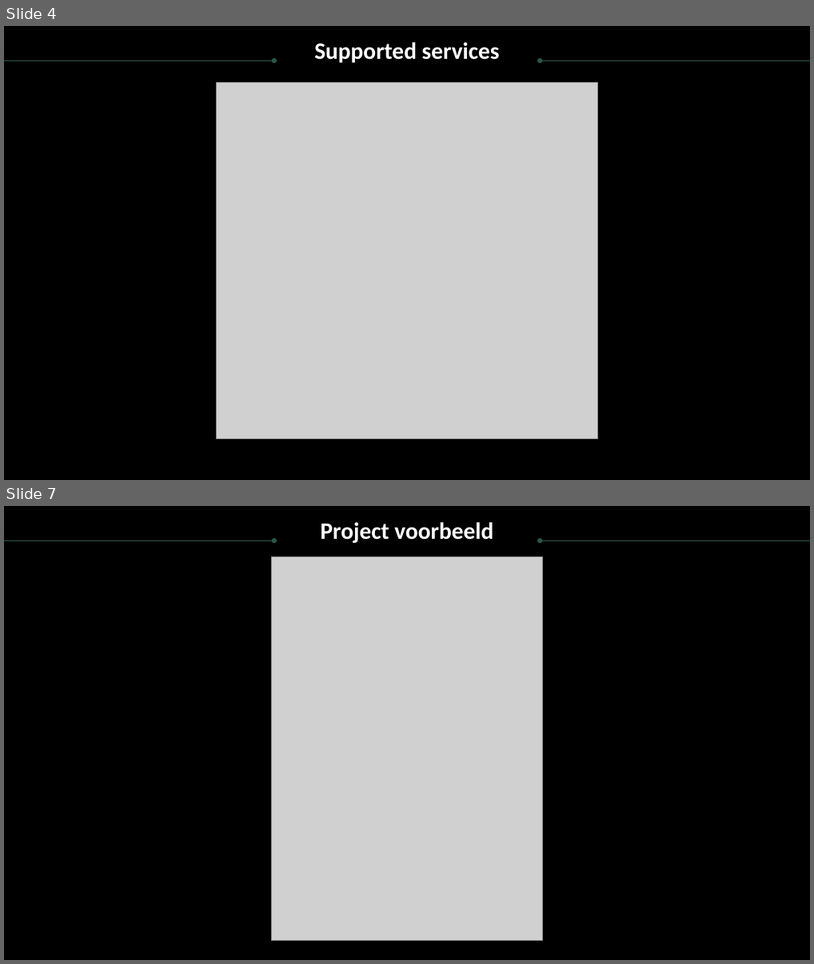
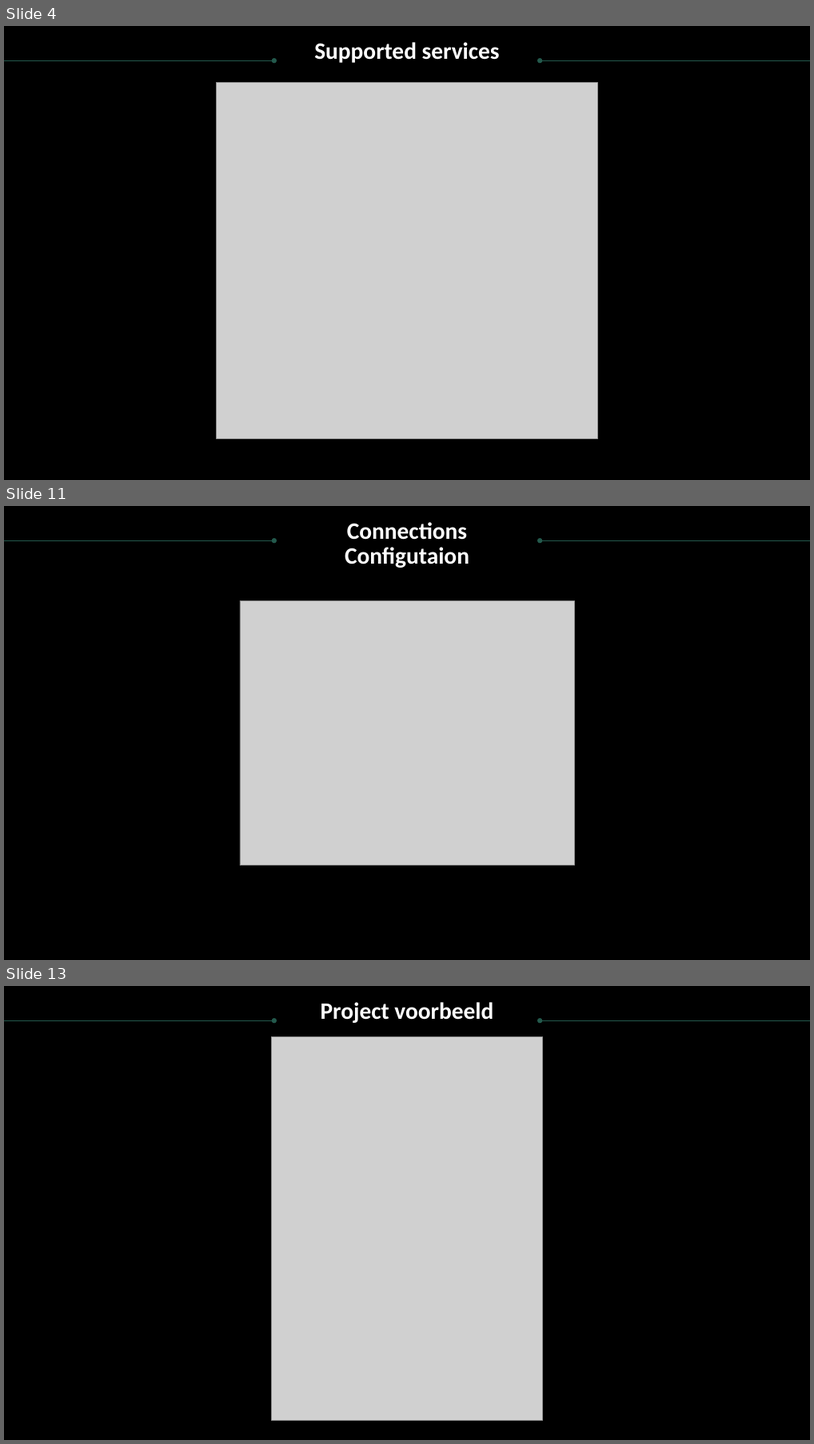
Before and after one commit to RamboBD/CloudMinorDocumenten, a slide deck: Function apps Research story.pptx. Shown one above the other, each under a label of ours: slides 4 and 7 before the commit, slides 4, 11 and 13 after it; the slides between them are not shown. The pictures are 814x964 and 814x1444 pixels, drawn with LibreOffice and Linux fonts; fonts in the diff are those of the drawing; grey boxes stand for pictures; background and template pictures are left out. Boxes give left, top, right and bottom in pixels: in the first picture for what was removed or moved away, otherwise in the second. Text is boxed around its words. In the diff, an @@ line names an element or a change of style, - is before the commit and + after.

```diff
--- a/Function apps Research story.pptx
+++ b/Function apps Research story.pptx
@@ slide 11 added at (4,506,810,960), background picture (left out) @@
@@ text added at (345,522,470,568), 28 pt, text #FFFFFF, bold @@
+Connections
+Configutaion
@@ arrow added from (4, 540) to (274, 540), #23594C 0.75 pt @@
@@ arrow added from (810, 540) to (540, 540), #23594C 0.75 pt @@
@@ picture added at (240,600,574,865) @@
@@ what was slide 7 is now slide 13 @@
```
Also in this commit, not shown: 3 slides changed, 11 other slides added.
